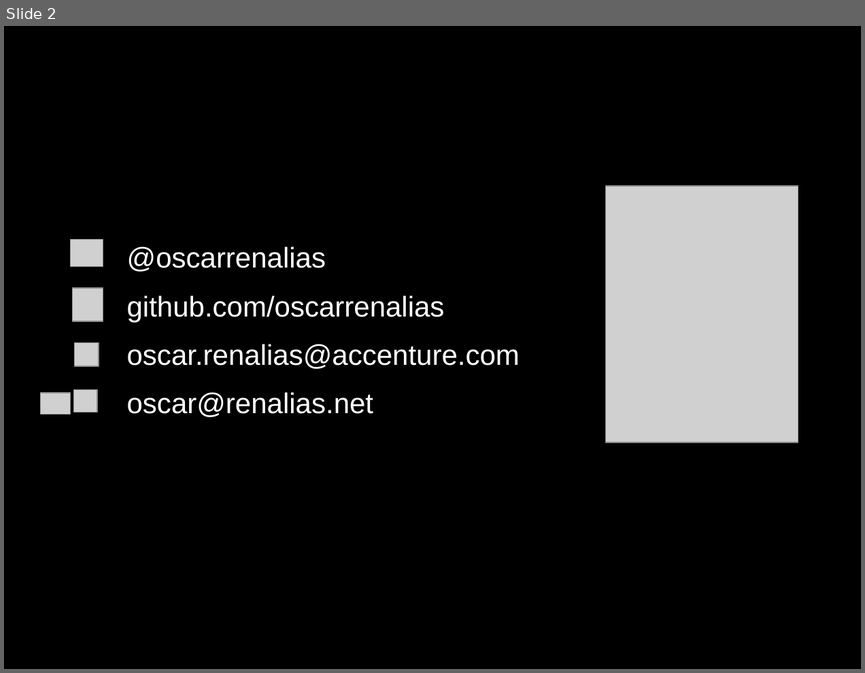
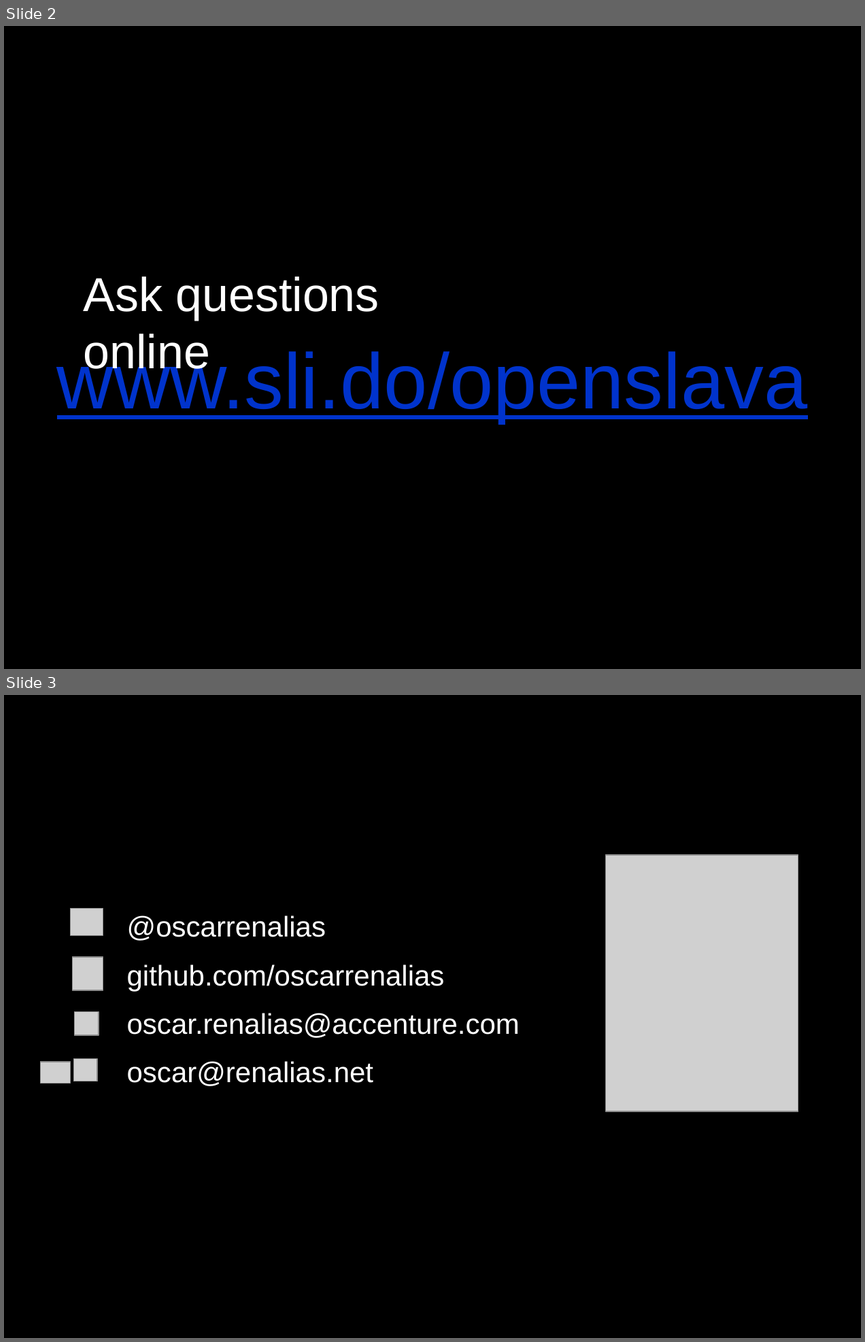
Before and after one commit to oscarrenalias/openslava-2013, a slide deck: Dynamic languages/OpenSlava 2013 - Dynamic languages.pptx. Shown one above the other, each under a label of ours: slide 2 before the commit, slides 2 and 3 after it. The pictures are 865x673 and 865x1342 pixels, drawn with LibreOffice and Linux fonts; fonts in the diff are those of the drawing; grey boxes stand for pictures. Boxes give left, top, right and bottom in pixels: in the first picture for what was removed or moved away, otherwise in the second. Text is boxed around its words. In the diff, an @@ line names an element or a change of style, - is before the commit and + after.

Commit message:
Minor updates, added the cover slide as well as links to the online discussions

```diff
--- a/Dynamic languages/OpenSlava 2013 - Dynamic languages.pptx
+++ b/Dynamic languages/OpenSlava 2013 - Dynamic languages.pptx
@@ slide 2 added at box(4, 26, 861, 669), background #000000 @@
@@ text added at box(83, 276, 379, 377), 40 pt, text #FFFFFF @@
+Ask questions online
@@ text added at box(57, 346, 808, 422), 66 pt, text #0033CC, underline @@
+www.sli.do/openslava
@@ what was slide 2 is now slide 3 @@
```
Also in this commit, not shown: 4 slides changed, 1 other slide added, 1 other file.
